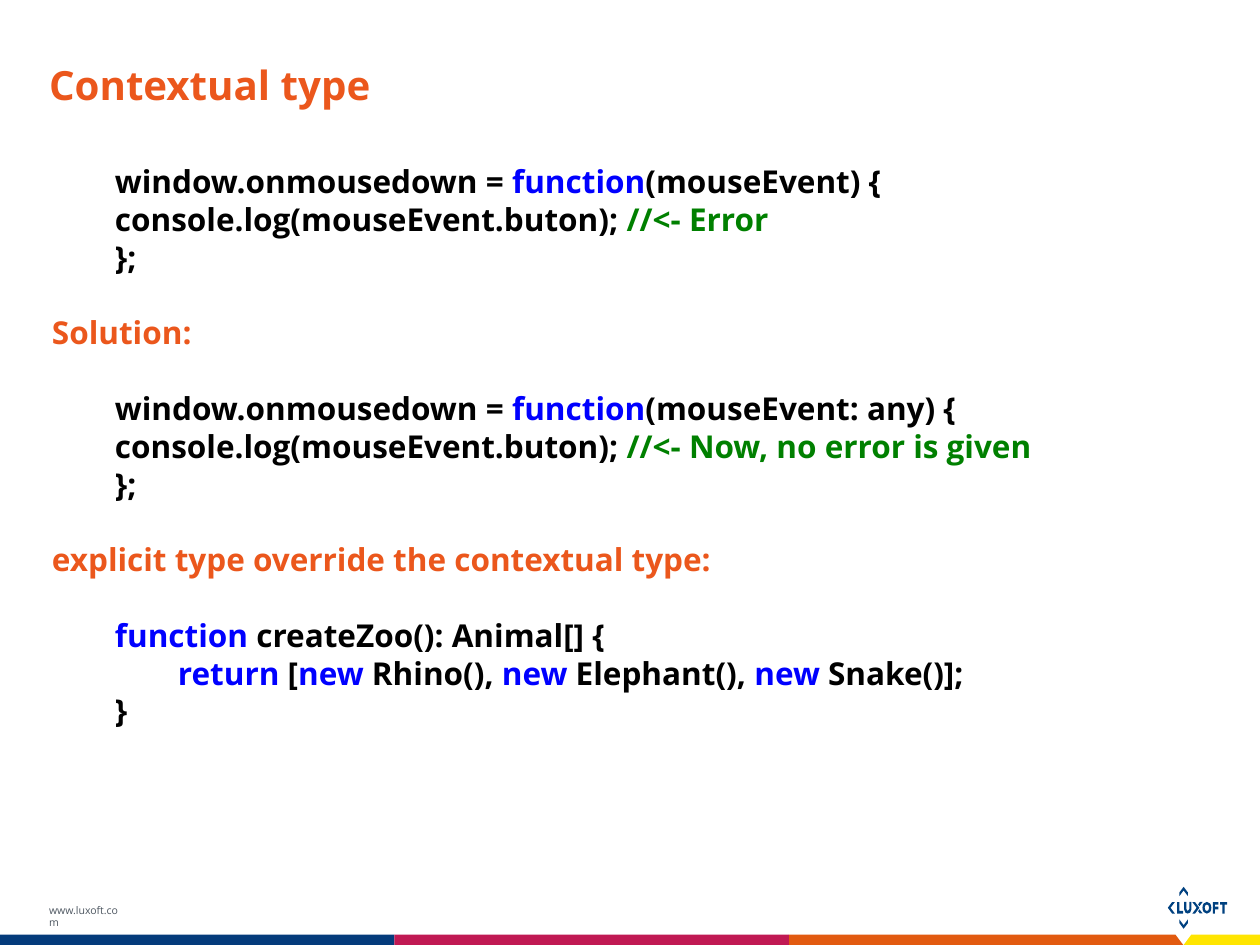
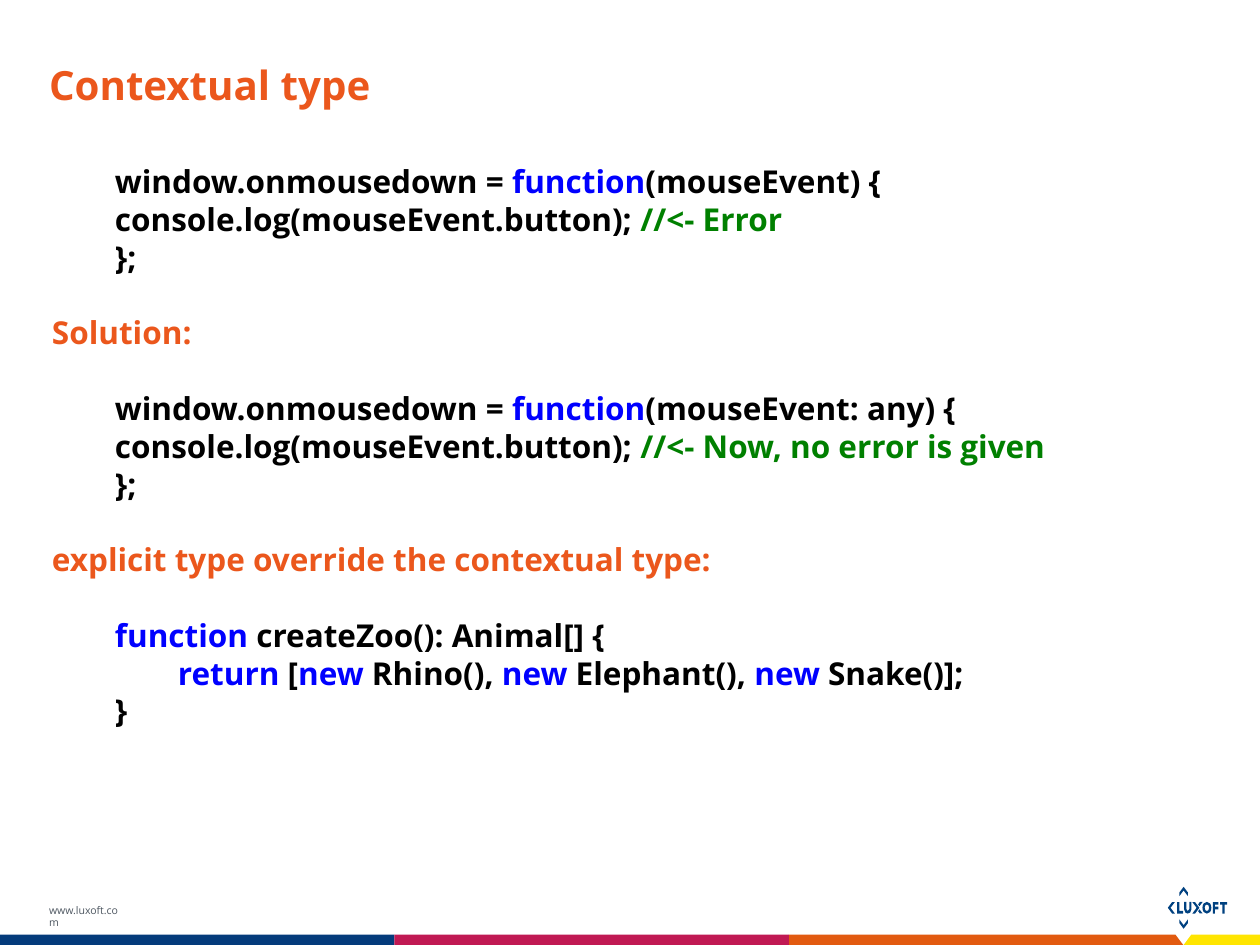
Before and after one commit to Dmdv/A2Course, a slide deck: slide 34 of Docs/TypeScript.pptx. Drawn at 1260x945 pixels with LibreOffice and Linux fonts; fonts in the diff are those of the drawing. Boxes give left, top, right and bottom in pixels: in the first picture for what was removed or moved away, otherwise in the second. Text is boxed around its words. In the diff, an @@ line names an element or a change of style, - is before the commit and + after.

```diff
--- a/Docs/TypeScript.pptx
+++ b/Docs/TypeScript.pptx
@@ text at <box>115,169,860,239</box>: text changed @@
-  window.onmousedown = function(mouseEvent) { console.log(mouseEvent.buton); //<- Error
+  window.onmousedown = function(mouseEvent) { console.log(mouseEvent.button); //<- Error
@@ text at <box>115,396,1045,466</box>: text changed @@
-  window.onmousedown = function(mouseEvent: any) { console.log(mouseEvent.buton); //<- Now, no error is given
+  window.onmousedown = function(mouseEvent: any) { console.log(mouseEvent.button); //<- Now, no error is given
```
Also in this commit, not shown: 7 other slides changed, 3 other files.
